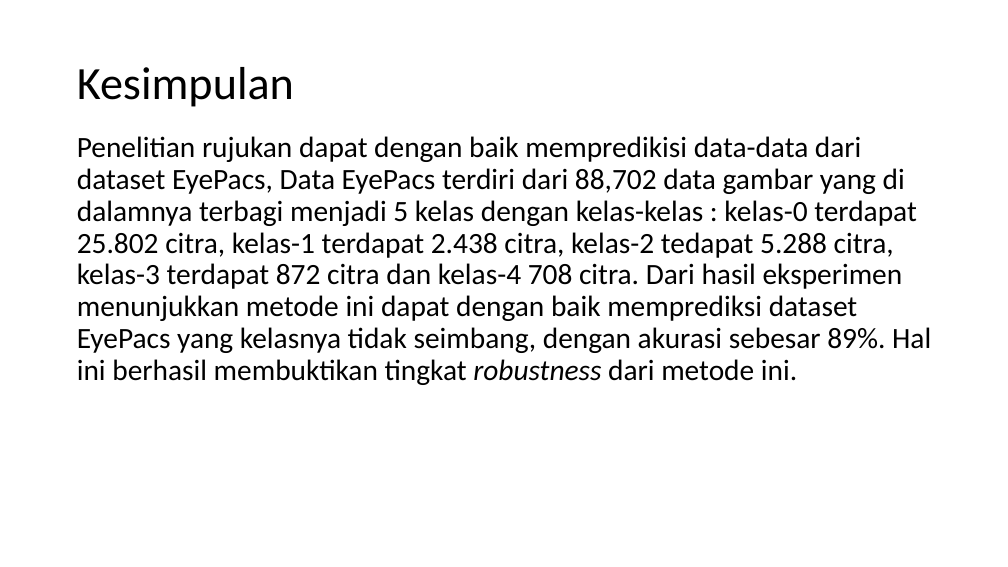
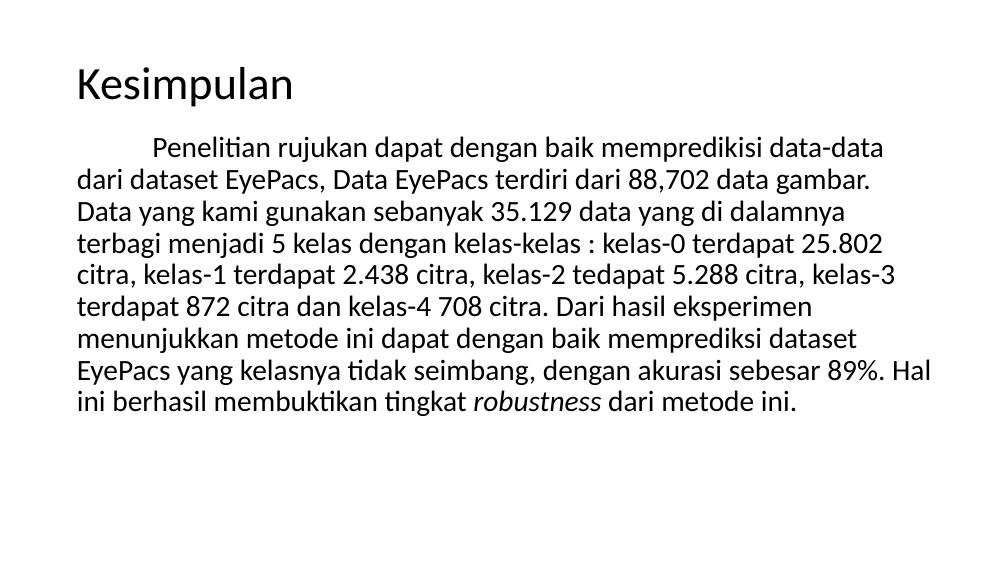
Before and after one commit to ruman1609/final_project_kecerdasan_komputasi, a slide deck: slide 17 of Report/FPv1.pptx. Drawn at 1008x567 pixels with LibreOffice and Linux fonts; fonts in the diff are those of the drawing; background and template pictures are left out. Boxes give left, top, right and bottom in pixels: in the first picture for what was removed or moved away, otherwise in the second. Text is boxed around its words. In the diff, an @@ line names an element or a change of style, - is before the commit and + after.

Commit message:
Update Report, PPT dan menambahkan Paper Rujukan

```diff
--- a/Report/FPv1.pptx
+++ b/Report/FPv1.pptx
@@ text at [77,136,931,416]: text changed @@
-Penelitian rujukan dapat dengan baik mempredikisi data-data dari dataset EyePacs, Data EyePacs terdiri dari 88,702 data gambar yang di dalamnya terbagi menjadi 5 kelas dengan kelas-kelas : kelas-0 terdapat 25.802 citra, kelas-1 terdapat 2.438 citra, kelas-2 tedapat 5.288 citra, kelas-3 terdapat 872 citra dan kelas-4 708 citra. Dari hasil eksperimen menunjukkan metode ini dapat dengan baik memprediksi dataset EyePacs yang kelasnya tidak seimbang, dengan akurasi sebesar 89%. Hal ini berhasil membuktikan tingkat robustness dari metode ini.
+Penelitian rujukan dapat dengan baik mempredikisi data-data dari dataset EyePacs, Data EyePacs terdiri dari 88,702 data gambar. Data yang kami gunakan sebanyak 35.129 data yang di dalamnya terbagi menjadi 5 kelas dengan kelas-kelas : kelas-0 terdapat 25.802 citra, kelas-1 terdapat 2.438 citra, kelas-2 tedapat 5.288 citra, kelas-3 terdapat 872 citra dan kelas-4 708 citra. Dari hasil eksperimen menunjukkan metode ini dapat dengan baik memprediksi dataset EyePacs yang kelasnya tidak seimbang, dengan akurasi sebesar 89%. Hal ini berhasil membuktikan tingkat robustness dari metode ini.
```
Also in this commit, not shown: 4 other slides changed, 8 other files.
